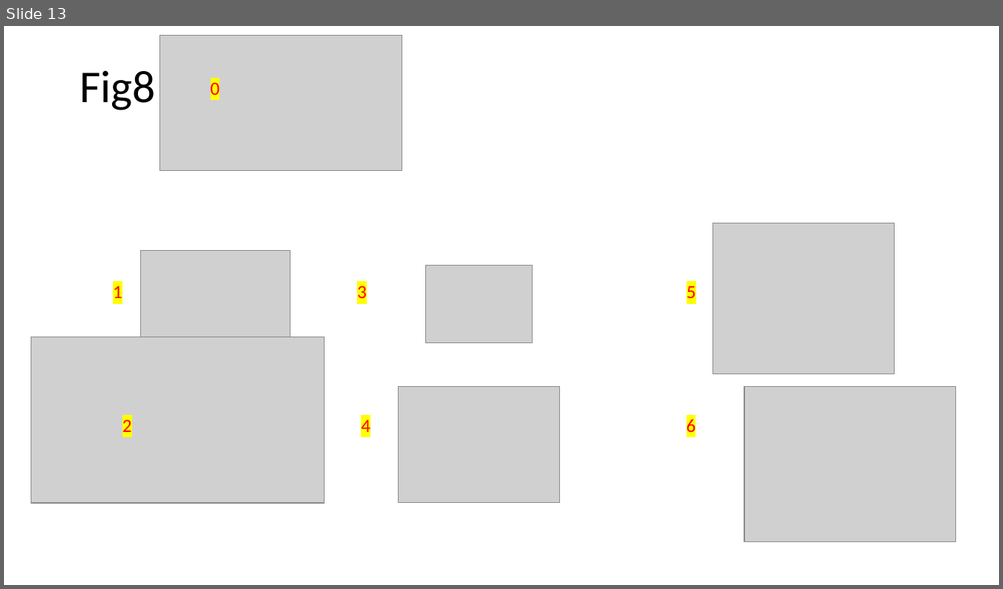
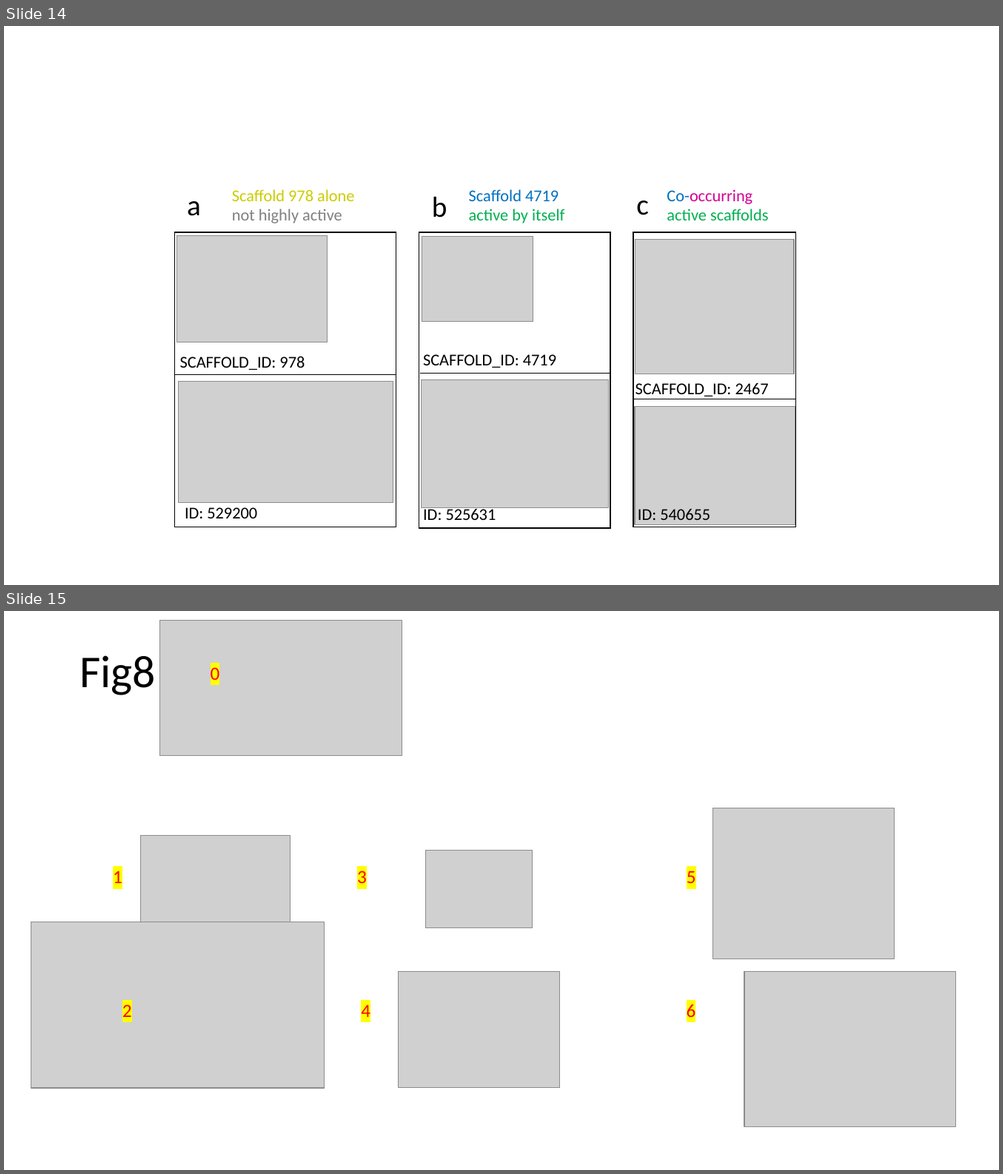
Before and after one commit to ncats/scaffoldanalytics, a slide deck: pres/Scaffold analytics figures to modify with chemical structures.pptx. Shown one above the other, each under a label of ours: slide 13 before the commit, slides 14 and 15 after it. The pictures are 1003x589 and 1003x1174 pixels, drawn with LibreOffice and Linux fonts; fonts in the diff are those of the drawing; grey boxes stand for pictures. Boxes give left, top, right and bottom in pixels: in the first picture for what was removed or moved away, otherwise in the second. Text is boxed around its words. In the diff, an @@ line names an element or a change of style, - is before the commit and + after.

```diff
--- a/pres/Scaffold analytics figures to modify with chemical structures.pptx
+++ b/pres/Scaffold analytics figures to modify with chemical structures.pptx
@@ slide 14 added at <box>4,26,999,585</box>, background #FFFFFF @@
@@ text added at <box>187,201,201,216</box>, 28 pt, text #000000 @@
+a
@@ text added at <box>232,190,354,224</box>, 16 pt, text #CCCC00 @@
+Scaffold 978 alone
+not highly active
@@ text added at <box>432,196,447,218</box>, 28 pt, text #000000 @@
+b
@@ text added at <box>469,190,564,224</box>, 16 pt, text #00B050 @@
+Scaffold 4719
+active by itself
@@ text added at <box>636,201,649,215</box>, 28 pt, text #000000 @@
+c
@@ text added at <box>666,190,768,221</box>, 16 pt, text #00B050 @@
+Co-occurring
+active scaffolds
@@ group added at <box>174,232,395,528</box>: 2 pictures, 2 texts, 1 rectangle, 1 line @@
+ID: 529200
+SCAFFOLD_ID: 978
@@ group added at <box>633,232,796,528</box>: 2 pictures, 2 texts, 1 rectangle, 1 line @@
+ID: 540655
+SCAFFOLD_ID: 2467
@@ group added at <box>419,232,610,529</box>: 2 pictures, 2 texts, 1 rectangle, 1 line @@
+SCAFFOLD_ID: 4719
+ID: 525631
@@ what was slide 13 is now slide 15 @@
```
Also in this commit, not shown: 1 slide changed, 1 other slide added, 5 other files.
